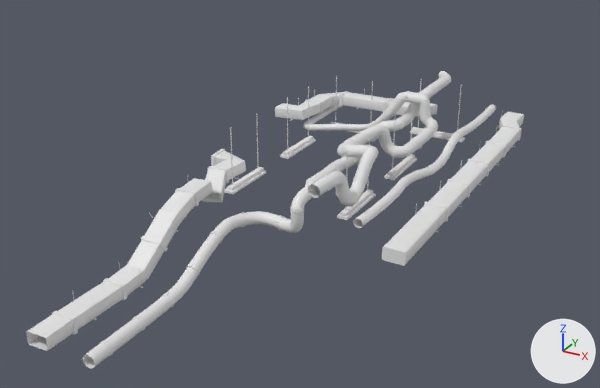
What one commit did to the FBX model Assets/6v6Shooter/Meshes/Environment/MainMenu/MainMenuMediumAssets.fbx.
The view is the same before and after, from a 50 mm lens placed at (28.5, -66.9, 35.4), pointed at (-3.0, -9.5, 6.7). Lighting does not change. The marker at lower right points along +X, +Y and +Z. Where no turn or scale is listed for an object, it has been applied to the vertices.

The scene before the commit, as lines of its bpy script (objects in view):
```python
me_cube_010 = bpy.data.meshes.new('Cube.010')
me_cube_010.from_pydata(...)  # 1328 vertices, 1136 faces; spans x -15.6..9.6, y -32.7..19.6, z 2.0..8.5
me_cube_010.materials.append(mat_m_vents)  # white #e7e7e7
me_cylinder = bpy.data.meshes.new('Cylinder')
me_cylinder.from_pydata(...)  # 9246 vertices, 9296 faces; spans x -13.0..6.3, y -32.7..18.1, z 1.9..11.5
me_cylinder.materials.append(mat_m_pipes)  # white #e7e7e7
me_plane_002 = bpy.data.meshes.new('Plane.002')
me_plane_002.from_pydata(...)  # 21312 vertices, 21228 faces; spans x -11.5..4.1, y -2.6..21.5, z -1.7..5.4
# faces by material slot: [21084, 144]
me_plane_002.materials.append(mat_m_hanginglamps)  # white #e7e7e7
me_plane_002.materials.append(mat_emission)  # yellow #e7e454
ob_sm_hanginglamps = bpy.data.objects.new('SM_HangingLamps', me_plane_002)
ob_sm_hanginglamps.location = (0.03, -8.0, 6.3)
ob_sm_pipes = bpy.data.objects.new('SM_Pipes', me_cylinder)
ob_sm_pipes.location = (0.0, 0.0, 0.0)
ob_sm_vents = bpy.data.objects.new('SM_Vents', me_cube_010)
ob_sm_vents.location = (0.0, 0.0, 0.0)
```
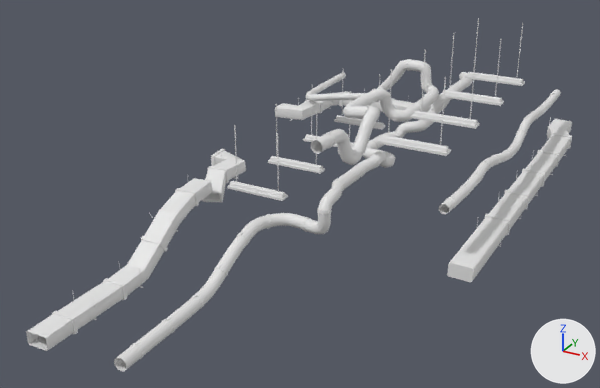
Boxes [x1, y1, x2, y2] around the edits, measured in the pictures (600 x 388 px; the box of a moved part takes in the faces that stretch with it):
'SM_Pipes', reshaped (8% wider): before [83, 71, 496, 369]; after [114, 59, 561, 371]
'SM_Vents', reshaped (10% wider): before [26, 89, 524, 351]; after [26, 91, 572, 351]
'SM_HangingLamps', reshaped (24% wider, 27% taller): before [224, 76, 465, 220]; after [227, 18, 525, 201]
part 1 of me_cylinder, moved or reshaped: before [83, 71, 451, 369]; after [114, 72, 472, 371]
part 2 of me_cylinder, moved or reshaped: before [304, 91, 438, 207]; after [306, 59, 439, 165]
part 3 of me_cylinder, moved or reshaped: before [353, 104, 496, 228]; after [439, 89, 561, 214]
part 4 of me_cube_010, moved or reshaped: before [382, 112, 524, 266]; after [447, 119, 572, 282]
part 5 of me_plane_002, moved or reshaped: before [410, 127, 465, 142]; after [227, 181, 288, 201]
part 6 of me_plane_002, deleted: before [224, 76, 462, 220]
part 7 of me_plane_002, built on: before [280, 136, 316, 159]; after [268, 69, 385, 174]
part 8 of me_plane_002, added: after [411, 18, 525, 129]
part 9 of me_plane_002, added: after [377, 69, 451, 156]
part 10 of me_plane_002, added: after [234, 126, 279, 178]

The change, as a diff of the scene's bpy script:
```diff
--- a/Assets/6v6Shooter/Meshes/Environment/MainMenu/MainMenuMediumAssets.fbx.py
+++ b/Assets/6v6Shooter/Meshes/Environment/MainMenu/MainMenuMediumAssets.fbx.py
@@ me_cube_010 @@
 me_cube_010.from_pydata(...)  # 1328 vertices, 1136 faces; spans x -15.6..9.6, y -32.7..19.6, z 2.0..8.5
 # used by ob_sm_vents; location = (0.0, 0.0, 0.0)
+# me_cube_010 part 4: the loose piece of 283 vertices spanning x 6.5..9.5, y -16.2..19.6, z 6.1..7.4 is moved by (5.1, 0.0, 0.0)
 me_cube_010.materials.append(mat_m_vents)
@@ me_cylinder @@
 me_cylinder.from_pydata(...)  # 9246 vertices, 9296 faces; spans x -13.0..6.3, y -32.7..18.1, z 1.9..11.5
 # used by ob_sm_pipes; location = (0.0, 0.0, 0.0)
+# me_cylinder part 1: the loose piece of 3479 vertices spanning x -7.1..1.3, y -32.7..17.3, z 1.9..11.5 is moved by (2.1, 0.8, 0.0)
+# me_cylinder part 2: the loose piece of 3283 vertices spanning x -13.0..3.5, y -16.8..18.1, z 5.4..11.5 is moved by (-0.8, 1.9, 2.7)
+# me_cylinder part 3: the loose piece of 2484 vertices spanning x 5.0..6.3, y -16.1..17.7, z 7.3..9.1 is moved by (6.5, 0.0, 2.6)
 me_cylinder.materials.append(mat_m_pipes)
@@ me_plane_002 @@
 # used by ob_sm_hanginglamps; location = (0.03, -8.0, 6.3)
-me_plane_002.from_pydata(...)  # 21312 vertices, 21228 faces; spans x -11.5..4.1, y -2.6..21.5, z -1.7..5.4
+me_plane_002.from_pydata(...)  # 28416 vertices, 28304 faces; spans x -10.4..9.8, y -1.7..20.7, z -0.5..12.3
+# me_plane_002 part 5: the loose piece of 60 vertices spanning x -1.6..4.1, y 20.1..21.0, z -0.5..0.0 is moved by (-8.8, -21.8, 0.0)
+# me_plane_002 part 6: 641 loose pieces with 20324 vertices, spanning x -11.5..4.0, y -2.6..21.5, z -1.7..5.4, are deleted
+# me_plane_002 part 7: 60 vertices removed from x -10.2..-9.2, y 7.4..13.1, z -0.5..0.0; 10656 vertices added at x -10.4..-4.7, y 5.5..20.7, z -0.5..5.4
+# me_plane_002 part 8: 10656 vertices added at x 4.0..9.8, y 5.5..20.7, z 6.3..12.3
+# me_plane_002 part 9: 3552 vertices added at x 4.0..9.8, y -1.7..-0.7, z 6.3..12.3
+# me_plane_002 part 10: 2624 vertices added at x -9.7..-5.3, y -1.3..-1.1, z 1.2..5.4
 me_plane_002.materials.append(mat_m_hanginglamps)
```
